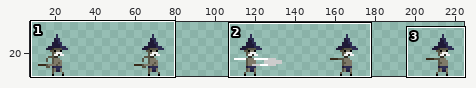
Sprite sheet: assets/enchanter_attack_right.png. The picture above shows the old version from afar; the outline marks the close-up.
Close-up. Earlier state:
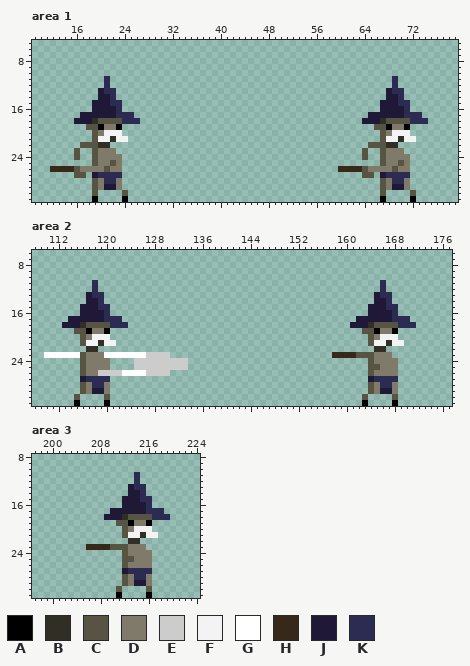
The file is 240x32 pixels. Shown: area 1: x 9..79, y 5..31; area 2: x 108..177, y 6..31; area 3: x 197..224, y 8..31. The wide view leaves out empty margins.
Palette (. is transparent): A #000000  B #302e25  C #585444  D #7f7a69  E #cccccc  F #f3f3f3  G #ffffff  H #372919  J #1f1937  K #2c2c52
New version:
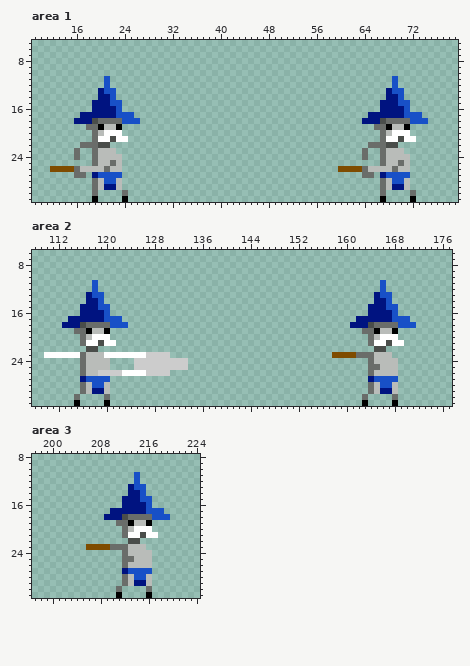
From old to new:
colour B: #302e25 -> #4a4d4a
colour C: #585444 -> #6a6d6a
colour D: #7f7a69 -> #b9bcb9
colour H: #372919 -> #7f4c00
colour J: #1f1937 -> #001380
colour K: #2c2c52 -> #1850c7
Area 1:
y 20: x 21..23 FFF -> GGG; x 69..71 FFF -> GGG
y 21: x 20..21 FF -> GG; x 23..24 FF -> GG; x 68..69 FF -> GG; x 71..72 FF -> GG
Area 2:
y 20: x 118..120 FFF -> GGG; x 166..168 FFF -> GGG
y 21: x 117..118 FF -> GG; x 120..121 FF -> GG; x 165..166 FF -> GG; x 168..169 FF -> GG
Area 3:
y 20: x 214..216 FFF -> GGG
y 21: x 213..214 FF -> GG; x 216..217 FF -> GG
Boxes around the changes in both close-ups, in picture pixels (x1, y1, x2, y2):
changed: (50, 76, 140, 196)
changed: (338, 76, 428, 196)
changed: (62, 280, 128, 400)
changed: (332, 280, 416, 400)
changed: (86, 472, 170, 592)
